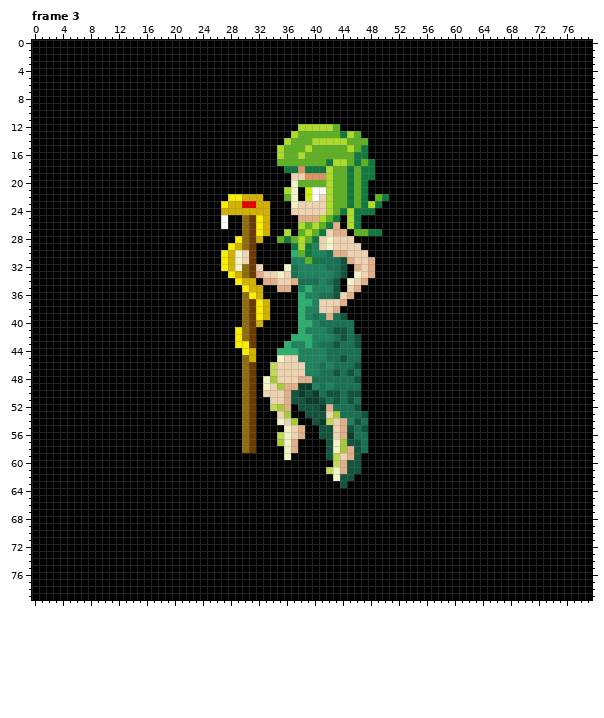
A pixel-art file gets an edit: game/unconverted_assets/Aseprite/Characters/Medusa/idle.aseprite. Above: the version before the commit.
80x80 pixels, 6 frames. Shown: frame 3. The commit also changed other frames, which this record leaves out.
The result:
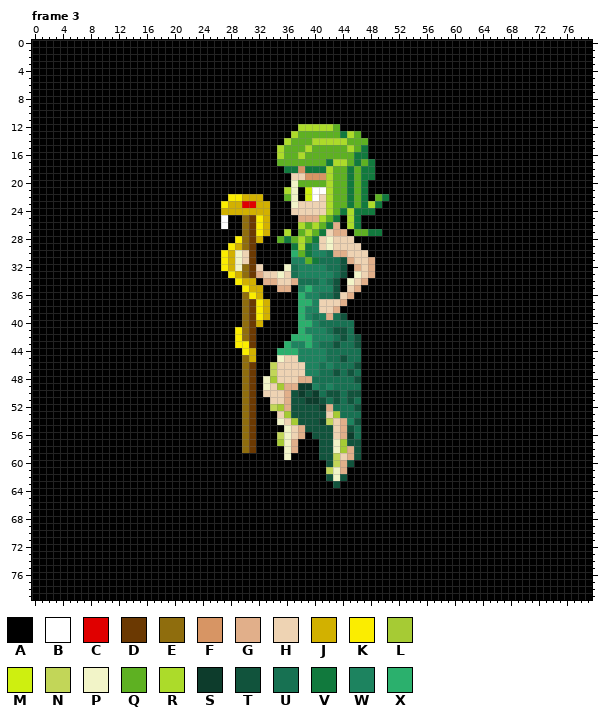
Palette (. is transparent): A #000000  B #ffffff  C #e00000  D #6b3902  E #8f6d0d  F #d79564  G #e1af8a  H #eed3b3  J #d2b100  K #fbed00  L #a6cb34  M #ceef10  N #c2d658  P #f2f4c8  Q #5eb122  R #acdb2a  S #0d3c2c  T #11533c  U #177152  V #11793d  W #1d835f  X #2bb06d
Changes in this commit:
Frame 3, layer "Layer 1":
Colour T gives way to colour A in row 53 at x 47; in row 55 at x 47; in row 60 at x 46; in row 61 at x 45 to 46; in row 62 at x 45; in row 63 at x 44.
Colour U gives way to colour A in row 54 at x 47; in rows 56 to 58 at x 47.
Colour A gives way to colour T in row 52 at x 37; in row 53 at x 37 to 38; in row 54 at x 38 to 39; in row 55 at x 39 to 40; in row 56 at x 40; in rows 57 to 59 at x 41.
Colour A gives way to colour T in row 60 at x 42; in row 62 at x 42; in row 63 at x 43.
